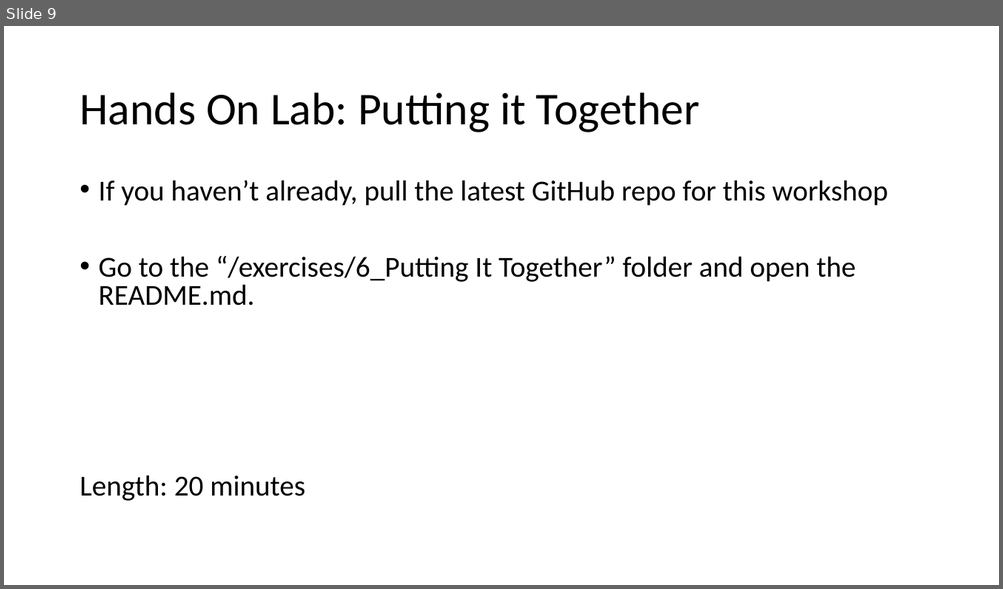
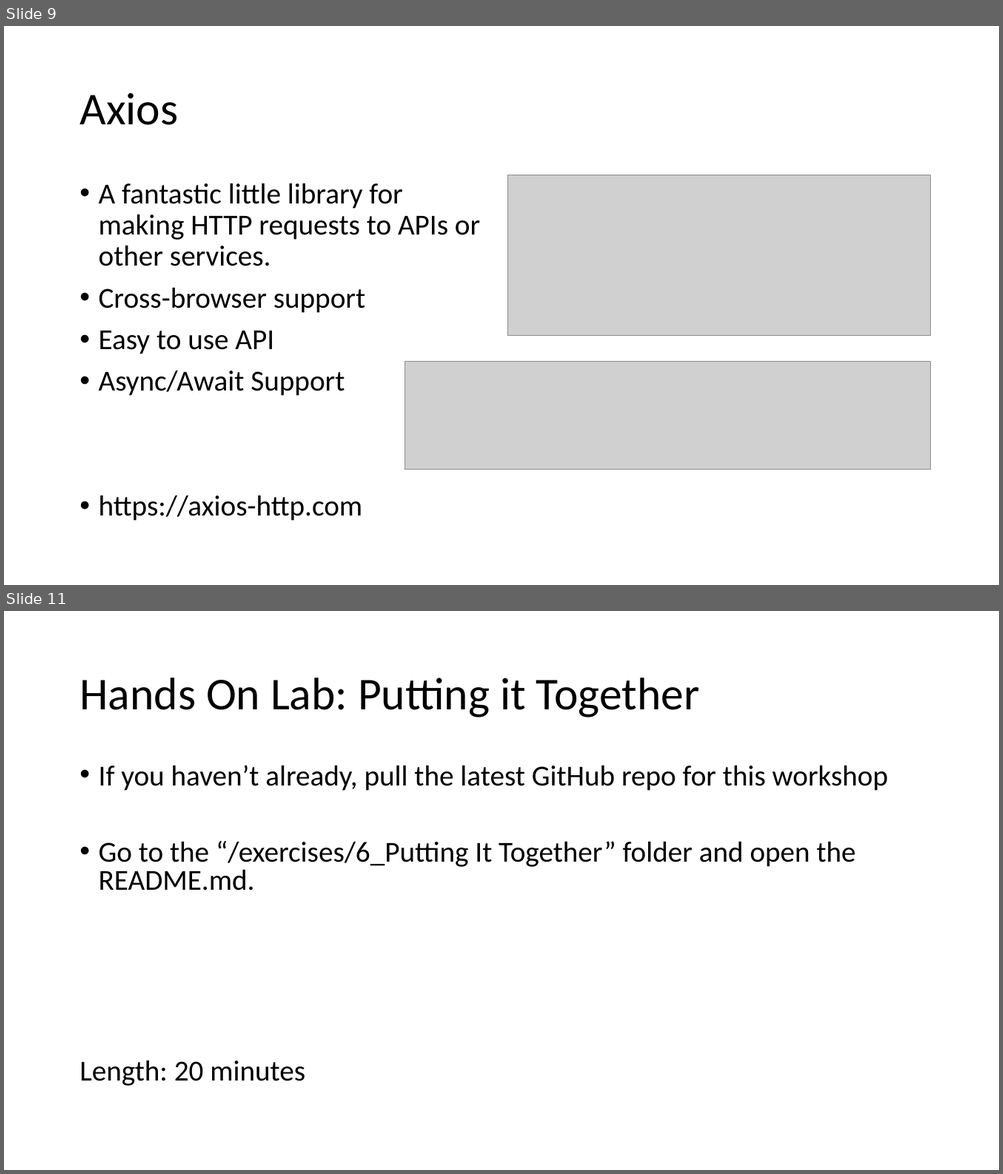
Before and after one commit to 1kevgriff/Workshop-SPA-with-ASPNETCORE-VueJS, a slide deck: Slides/7_Putting it Together.pptx. Shown one above the other, each under a label of ours: slide 9 before the commit, slides 9 and 11 after it; the slides between them are not shown. The pictures are 1003x589 and 1003x1174 pixels, drawn with LibreOffice and Linux fonts; fonts in the diff are those of the drawing; grey boxes stand for pictures. Boxes give left, top, right and bottom in pixels: in the first picture for what was removed or moved away, otherwise in the second. Text is boxed around its words. In the diff, an @@ line names an element or a change of style, - is before the commit and + after.

```diff
--- a/Slides/7_Putting it Together.pptx
+++ b/Slides/7_Putting it Together.pptx
@@ slide 9 added at (4, 26, 999, 585), background #FFFFFF @@
@@ title added at (79, 93, 178, 125), 44 pt, text #000000 @@
+Axios
@@ picture added at (508, 175, 930, 336) @@
@@ text added at (99, 183, 480, 521), 28 pt, text #000000 @@
+• A fantastic little library for making HTTP requests to APIs or other services.
+• Cross-browser support
+• Easy to use API
+• Async/Await Support
+• https://axios-http.com
@@ picture added at (404, 362, 930, 470) @@
@@ what was slide 9 is now slide 11 @@
```
Also in this commit, not shown: 1 other slide added, 4 other files.
